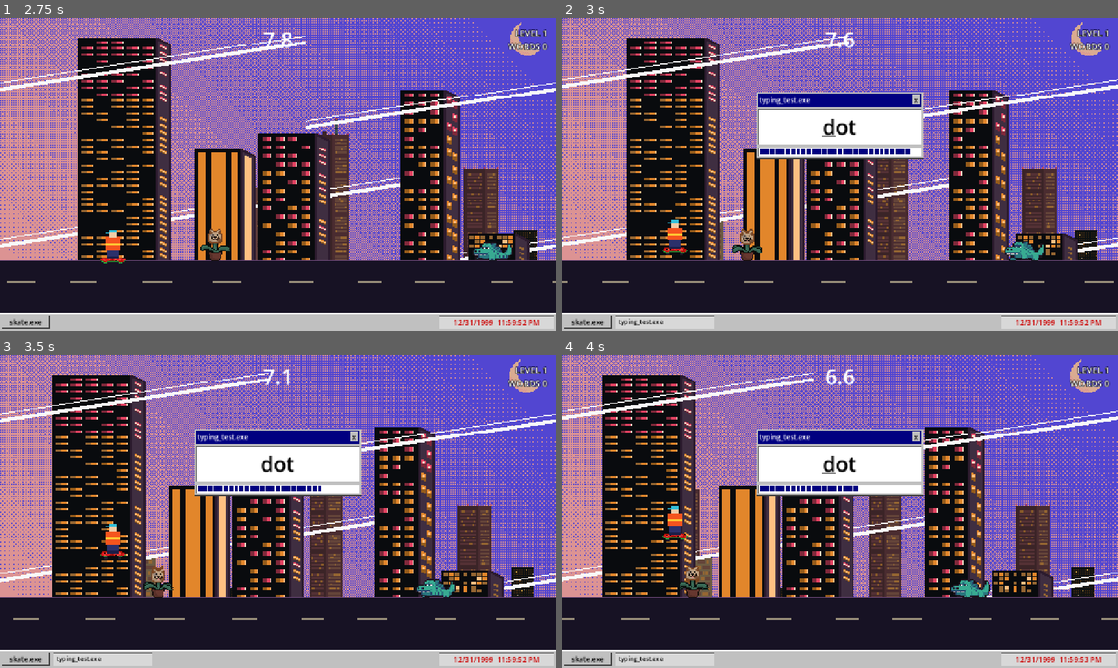
Above: before the commit, frames 1-4 (two rows, left to right).
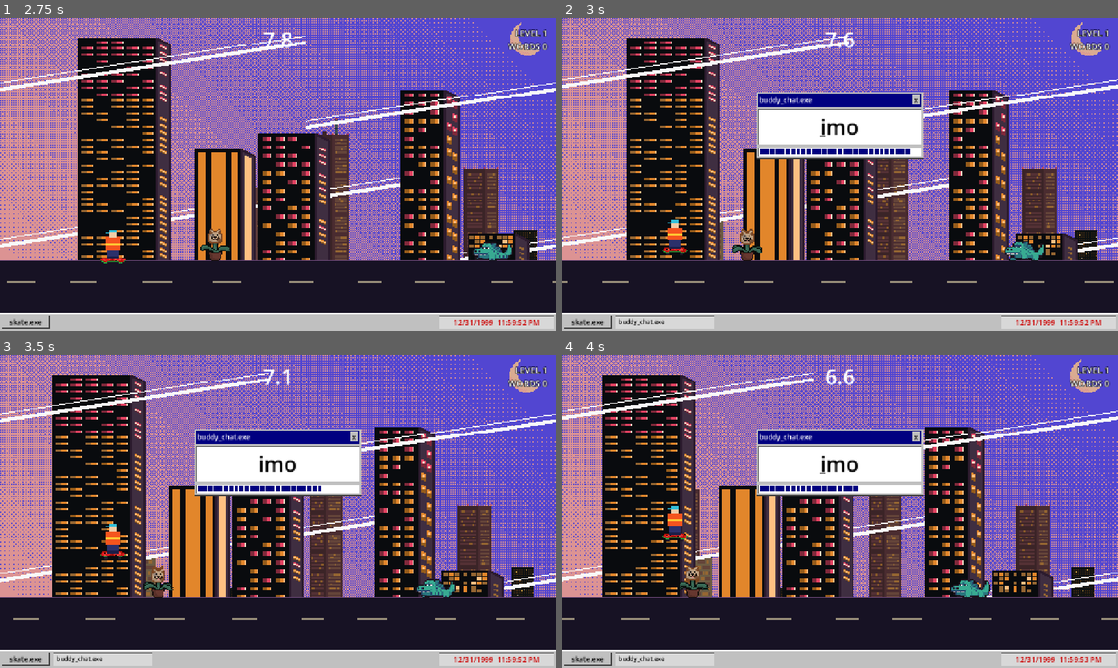
Above: after the commit, the same moments.

Repository: Sleepyad/HackTheFuture
Game: Godot game, scene res://scenes/main.tscn
The game is run twice, just before and just after one commit, with the same random seed, the same clock (stepped at 60 frames per second) and the same inputs.
Inputs:
- Up to frame 1 (2.75 s): click "CLICK TO START" at 0.5 s; tap Enter at 1.25 s
- Up to frame 2 (3 s): no input
- Up to frame 3 (3.5 s): no input
- Up to frame 4 (4 s): no input

Frame 1 is identical in both runs. In frame 2, 0.4% of the frame differs, in the area x 10-54%, y 25-99%; in frame 3, 0.4%; in frame 4, 0.4%.

Commit message:
Words never repeat in a run, use the full word bank
- game.gd now draws from data/y2k_words.json (+ built-in words), typeable words only
- A word is never shown twice in a run; when a length is used up it borrows the
  next lengths (one longer first); the memory resets on every new run
- Falls back to the built-in words if the JSON is missing

Co-Authored-By: Claude Sonnet 5.5 <noreply@anthropic.com>
Claude-Session: https://claude.ai/code/session_012B94vVf9d5PuSaHHgm2VeC

Diff:
--- a/HackAThon/scripts/game.gd
+++ b/HackAThon/scripts/game.gd
@@ -30,6 +30,10 @@
 const GLITCH_CHANCE_MAX := 0.6      # chance per roll at max difficulty
 const GLITCH_ROLL_EVERY := 0.8      # real seconds between glitch rolls during a trick
 
+# Bigger word bank (team file). Words from it are added to WORDS below, same length buckets.
+const WORDS_JSON := "res://data/y2k_words.json"
+
+# Built-in fallback words (also used if the JSON is missing, e.g. not exported).
 const WORDS := {
 	3: ["web", "pop", "cd", "aol", "msn", "dot", "net", "bug", "pc", "cam"],
 	4: ["wifi", "icq", "mail", "disk", "byte", "chat", "dial", "beep", "y2k", "boot"],
@@ -70,8 +74,12 @@
 var _air_total := 0.0
 var _glitch_timer := 0.0
 
+var _pool: Dictionary = {}                   # word length (int) -> Array[String], typeable words only
+var _used: Dictionary = {}                   # lowercase words already shown this run
+
 
 func _ready() -> void:
+	_build_pool()
 	_clear()
 	state = State.IDLE                       # clock waits for the first reset() (Play)
 
@@ -93,6 +101,7 @@
 	level = 1
 	words_completed = 0
 	_hit_cooldown = 0.0
+	_used.clear()                            # words can repeat again in the next run
 	target_word = ""
 	typed_count = 0
 
@@ -269,12 +278,52 @@
 
 # First WARMUP_WORDS words: 3 letters. Then straight to hard words:
 # 5 letters at level 1, 6 letters from level 2 on.
+# A word never shows up twice in the same run: when every word of the wanted length is used,
+# we borrow from the next lengths (one longer first), and only start over if the whole bank is used.
 func _pick_word() -> String:
 	var length := WORD_LEN_EASY
 	if words_completed >= WARMUP_WORDS:
 		length = clampi(WORD_LEN_EASY + 1 + level, WORD_LEN_EASY, WORD_LEN_HARD)
-	var bucket: Array = WORDS[length]
-	return bucket[randi() % bucket.size()]
+	var word := _draw_unused(length)
+	if word == "":
+		_used.clear()                        # the whole bank was used: new cycle
+		word = _draw_unused(length)
+	_used[word.to_lower()] = true
+	return word
+
+
+func _draw_unused(length: int) -> String:
+	for offset in [0, 1, -1, 2, -2, 3, -3]:
+		var bucket: Array = _pool.get(length + offset, [])
+		var fresh: Array = bucket.filter(func(w: String) -> bool: return not _used.has(w.to_lower()))
+		if not fresh.is_empty():
+			return fresh[randi() % fresh.size()]
+	return ""
+
+
+# Merges the built-in words and the JSON bank, dropping duplicates and anything the player
+# could not type (spaces, hyphens, apostrophes: only letters and digits are read as input).
+func _build_pool() -> void:
+	_pool.clear()
+	var seen := {}
+	var all_words: Array = []
+	for length in WORDS:
+		all_words.append_array(WORDS[length])
+	if FileAccess.file_exists(WORDS_JSON):
+		var data = JSON.parse_string(FileAccess.get_file_as_string(WORDS_JSON))
+		if typeof(data) == TYPE_DICTIONARY:
+			for lvl in data.get("levels", []):
+				for entry in lvl.get("words", []):
+					all_words.append(str(entry.get("word", "")))
+	var typeable := RegEx.create_from_string("^[A-Za-z0-9]+$")
+	for w in all_words:
+		var key: String = w.to_lower()
+		if seen.has(key) or typeable.search(w) == null:
+			continue
+		seen[key] = true
+		if not _pool.has(w.length()):
+			_pool[w.length()] = []
+		_pool[w.length()].append(w)
 
 
 func _roll_glitch() -> void:
